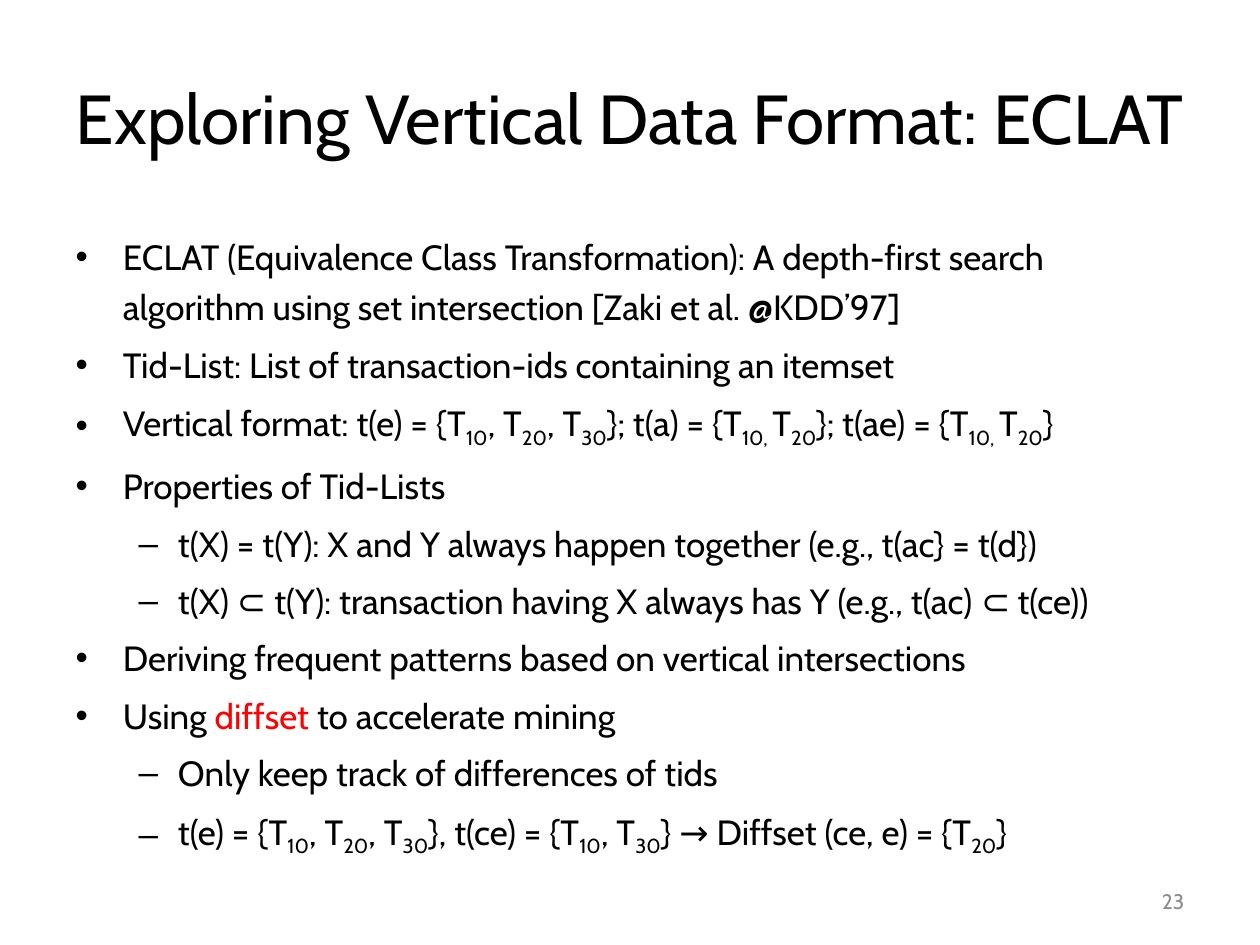
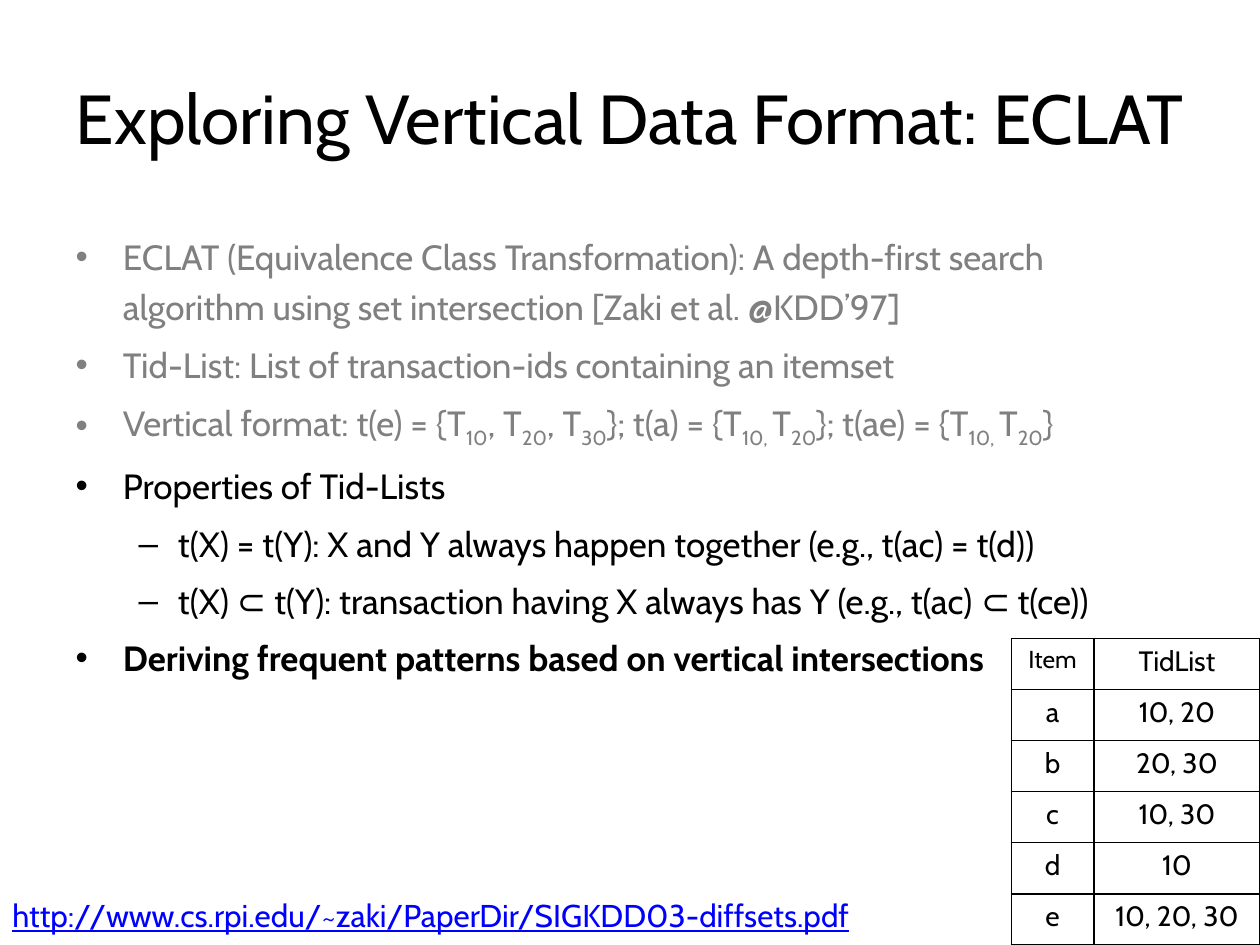
Before and after one commit to mjiang89/mjiang89.github.io, a slide deck: slide 23 of teaching/CS412Summer17-Chapter6.pptx. Drawn at 1260x945 pixels with LibreOffice and Linux fonts; fonts in the diff are those of the drawing. Boxes give left, top, right and bottom in pixels: in the first picture for what was removed or moved away, otherwise in the second. Text is boxed around its words. In the diff, an @@ line names an element or a change of style, - is before the commit and + after.

```diff
--- a/teaching/CS412Summer17-Chapter6.pptx
+++ b/teaching/CS412Summer17-Chapter6.pptx
@@ text at (123,244,1044,680): text colour #000000 to #808080 in "ECLAT (Equivalence Class Transformation): A depth-first sear ...", "Tid-List: List of transaction-ids containing an itemset", "Vertical format: t(e) = {T10, T20, T30}; ..."; bold on in "Deriving frequent patterns based on vertical intersections" @@
@@ text at (178,530,1035,565): text changed @@
-  – t(X) = t(Y): X and Y always happen together (e.g., t(ac} = t(d})
+  – t(X) = t(Y): X and Y always happen together (e.g., t(ac) = t(d))
@@ table added at (1012,639,1260,945), 6 rows, 2 columns @@
+Item | TidList
+a | 10, 20
+b | 20, 30
+c | 10, 30
+d | 10
+e | 10, 20, 30
@@ text at (123,702,908,850): paragraphs removed @@
-• Using diffset to accelerate mining
-  – Only keep track of differences of tids
-  – t(e) = {T10, T20, T30}, t(ce) = {T10, T30} → Diffset (ce, e) = {T20}
@@ text added at (12,903,849,935), 18 pt, text #0000FF, underline @@
+http://www.cs.rpi.edu/~zaki/PaperDir/SIGKDD03-diffsets.pdf
```
Also in this commit, not shown: 16 other slides changed, 6 slides added, 1 slide removed, 2 other files.
